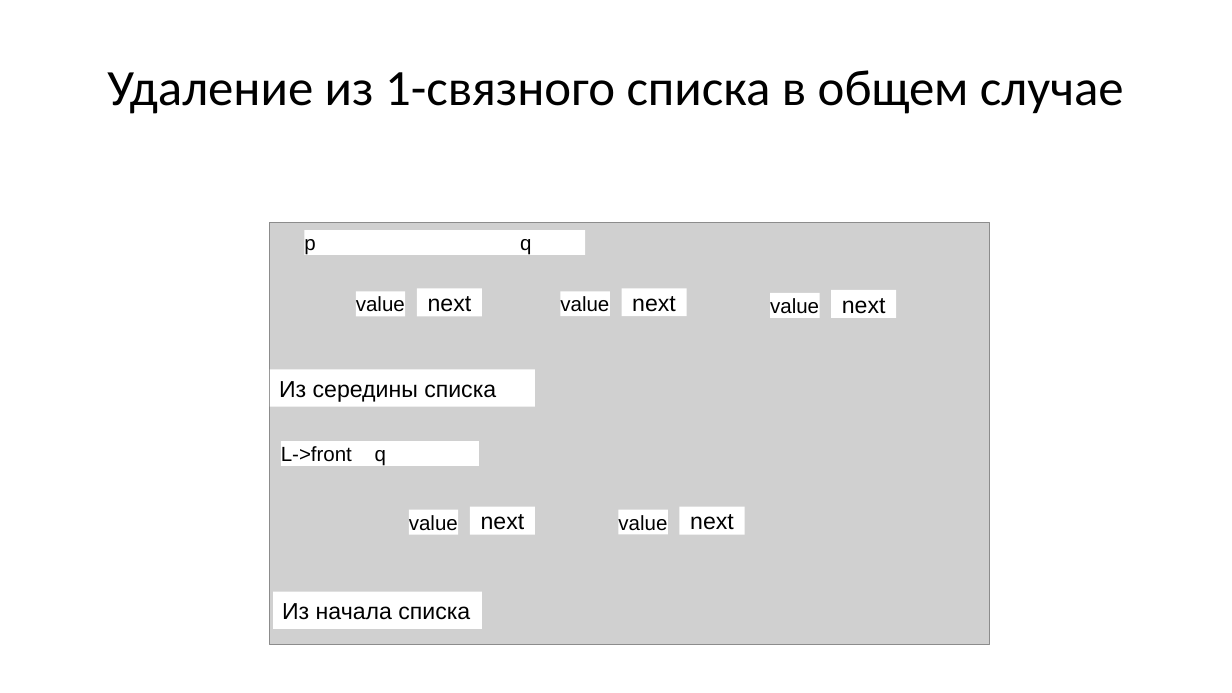
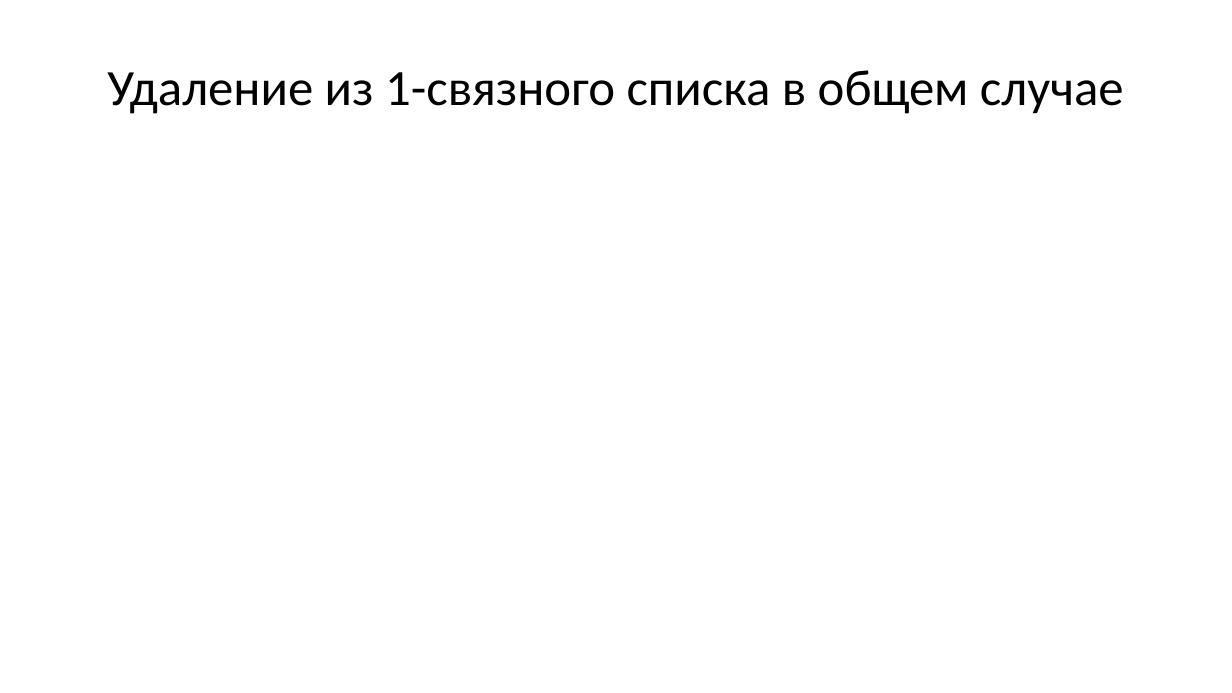
Before and after one commit to Evgueni-Petrov-aka-espetrov/Algorithms-and-Programming-in-C-pptx, a slide deck: slide 83 of 08 Списки.pptx (slide 21 before the commit). Drawn at 1232x693 pixels with LibreOffice and Linux fonts; fonts in the diff are those of the drawing; grey boxes stand for pictures. Boxes give left, top, right and bottom in pixels: in the first picture for what was removed or moved away, otherwise in the second. Text is boxed around its words. In the diff, an @@ line names an element or a change of style, - is before the commit and + after.

```diff
--- a/08 Списки.pptx
+++ b/08 Списки.pptx
@@ picture removed at (x1=270, y1=223, x2=991, y2=645) @@
@@ rectangle removed at (x1=305, y1=230, x2=586, y2=255) @@
-p q
@@ rectangle removed at (x1=356, y1=291, x2=405, y2=316) @@
-value
@@ rectangle removed at (x1=417, y1=288, x2=482, y2=316) @@
-next
@@ rectangle removed at (x1=561, y1=291, x2=610, y2=316) @@
-value
@@ rectangle removed at (x1=622, y1=288, x2=687, y2=316) @@
-next
@@ rectangle removed at (x1=771, y1=293, x2=820, y2=318) @@
-value
@@ rectangle removed at (x1=832, y1=290, x2=897, y2=318) @@
-next
@@ rectangle removed at (x1=270, y1=370, x2=535, y2=407) @@
-Из середины списка
@@ rectangle removed at (x1=281, y1=441, x2=479, y2=466) @@
-L->front q
@@ rectangle removed at (x1=470, y1=506, x2=535, y2=534) @@
-next
@@ rectangle removed at (x1=679, y1=506, x2=744, y2=534) @@
-next
@@ rectangle removed at (x1=409, y1=510, x2=458, y2=535) @@
-value
@@ rectangle removed at (x1=618, y1=510, x2=667, y2=535) @@
-value
@@ rectangle removed at (x1=273, y1=592, x2=482, y2=628) @@
-Из начала списка
```
Also in this commit, not shown: 30 other slides changed, 105 slides added, 3 slides removed.
